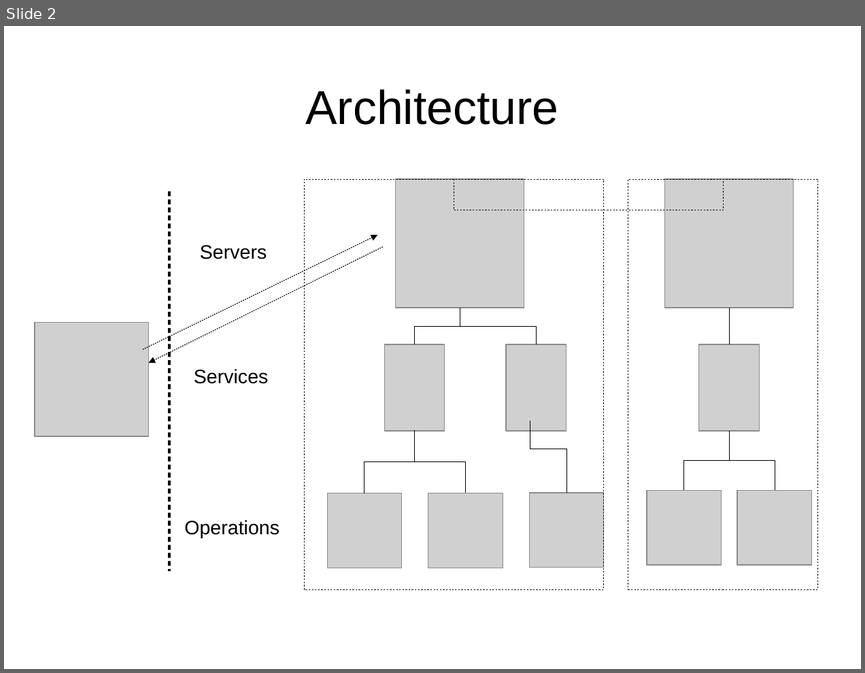
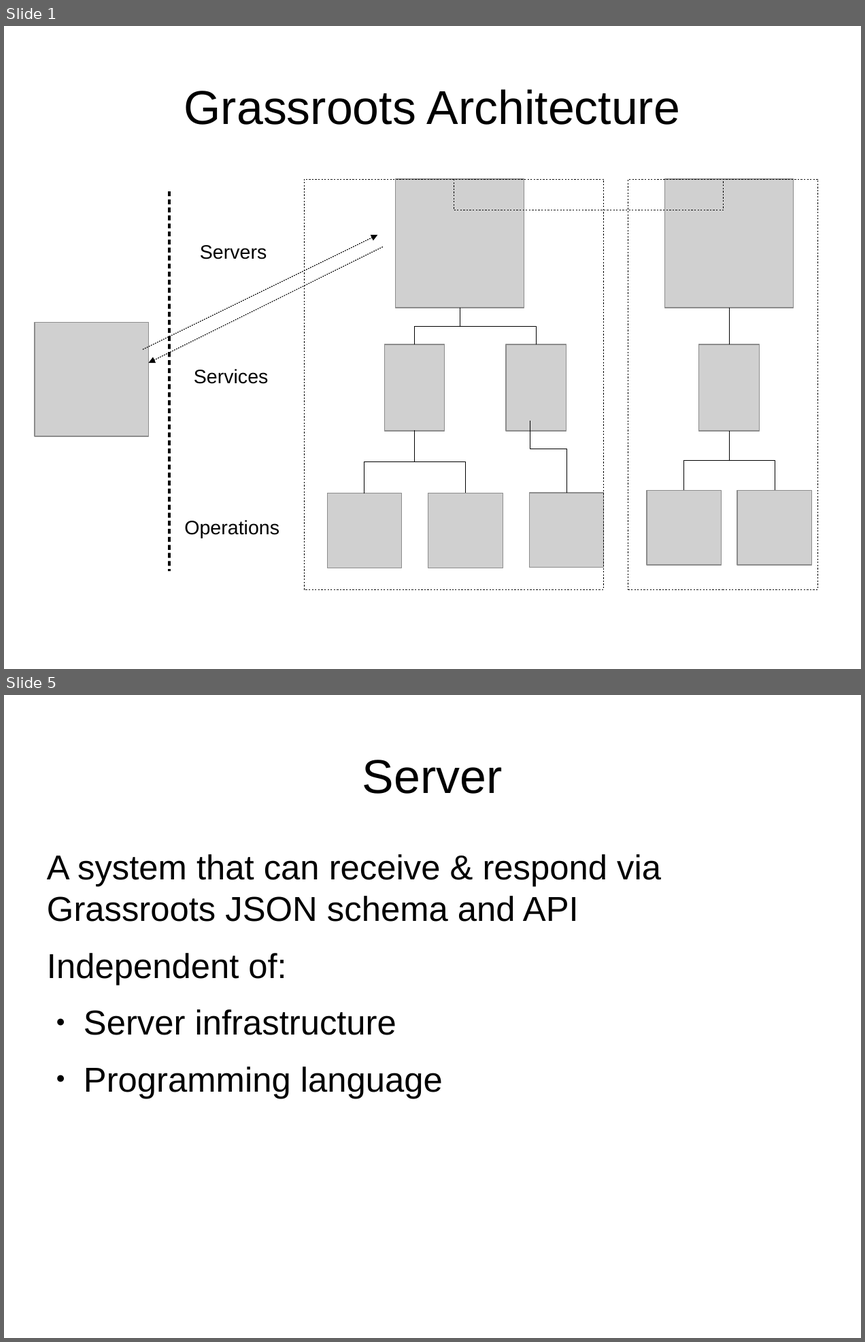
Before and after one commit to TGAC/grassroots-api, a slide deck: docs/presentations/grassroots.odp. Shown one above the other, each under a label of ours: slide 2 before the commit, slides 1 and 5 after it; the slides between them are not shown. The pictures are 865x673 and 865x1342 pixels, drawn with LibreOffice and Linux fonts; fonts in the diff are those of the drawing; grey boxes stand for pictures. Boxes give left, top, right and bottom in pixels: in the first picture for what was removed or moved away, otherwise in the second. Text is boxed around its words. In the diff, an @@ line names an element or a change of style, - is before the commit and + after.

```diff
--- a/docs/presentations/grassroots.odp
+++ b/docs/presentations/grassroots.odp
@@ slide 5 added at bbox=[4, 695, 861, 1338], background #FFFFFF @@
@@ title added at bbox=[362, 760, 502, 794], 44 pt, text #000000 @@
+Server
@@ text added at bbox=[47, 854, 661, 1098], 32 pt, text #000000 @@
+A system that can receive & respond via Grassroots JSON schema and API
+Independent of:
+● Server infrastructure
+● Programming language
@@ what was slide 2 is now slide 1 @@
@@ slide 1 changed as well @@
@@ title at bbox=[184, 89, 680, 125]: text changed @@
-Architecture
+Grassroots Architecture
```
Also in this commit, not shown: 13 other slides added, 1 slide removed, 8 other files.
